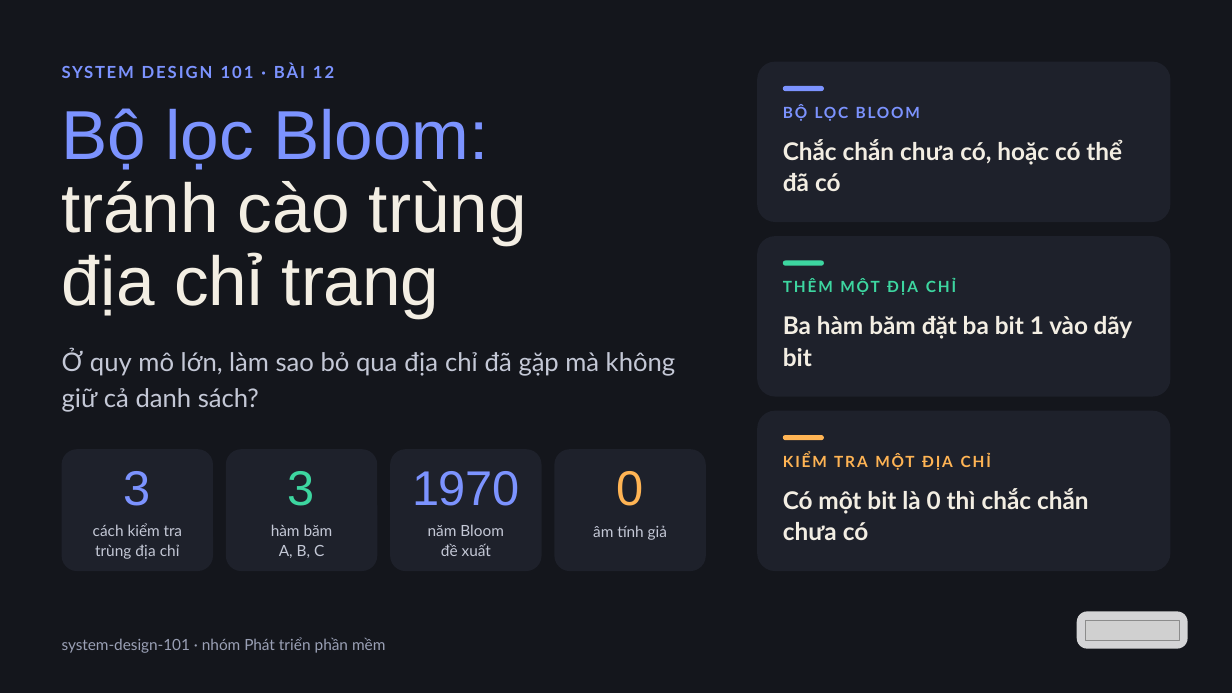
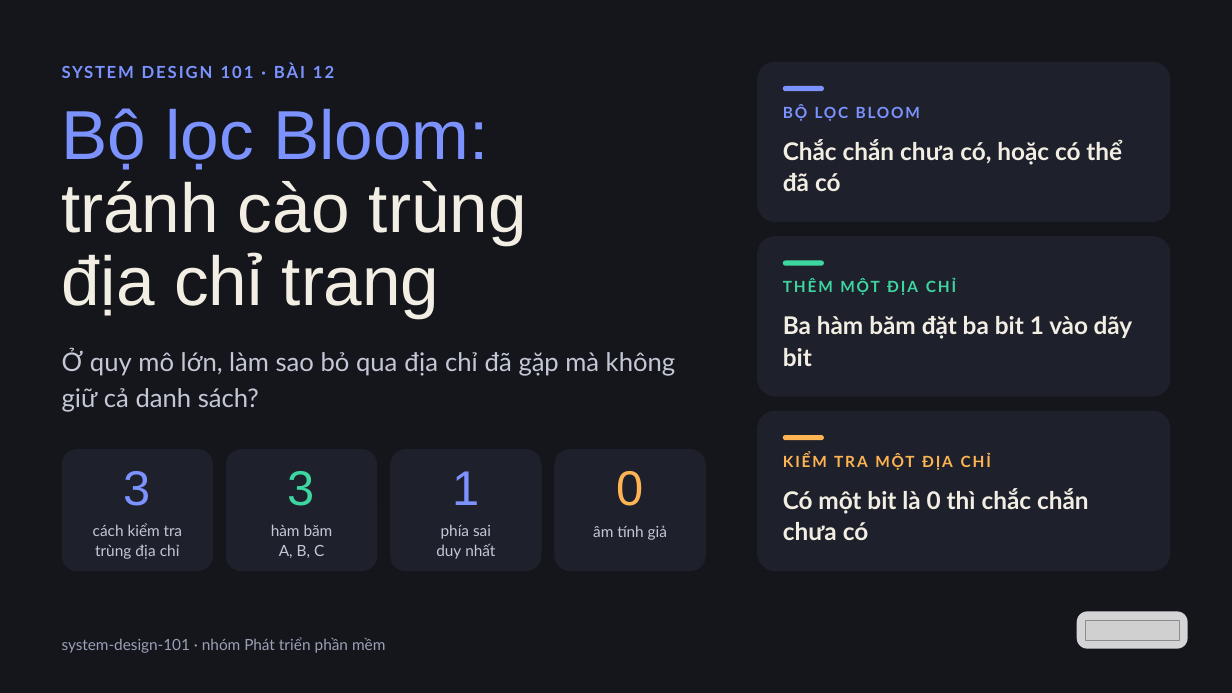
Before and after one commit to vohoailinh90/tool-marketing-studio, a slide deck: slide 1 of system-design-101/vi/lessons/sd-10-012/slides/sd-10-012.pptx. Drawn at 1232x693 pixels with LibreOffice and Linux fonts; fonts in the diff are those of the drawing; grey boxes stand for pictures. Boxes give left, top, right and bottom in pixels: in the first picture for what was removed or moved away, otherwise in the second. Text is boxed around its words. In the diff, an @@ line names an element or a change of style, - is before the commit and + after.

```diff
--- a/system-design-101/vi/lessons/sd-10-012/slides/sd-10-012.pptx
+++ b/system-design-101/vi/lessons/sd-10-012/slides/sd-10-012.pptx
@@ text at box(452, 471, 479, 505): text changed @@
-1970
+1
@@ text at box(436, 524, 495, 559): text changed @@
-năm Bloom
-đề xuất
+phía sai
+duy nhất
```
Also in this commit, not shown: 6 other slides changed, 4 other files.
